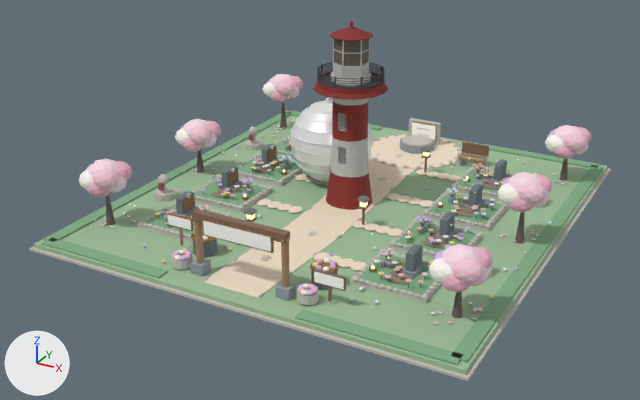
A saved change to the glTF model public/farm/r81.glb.
Both versions are drawn from a camera (50 mm lens) standing at (21.4, -42.5, 20.9) and looking at (-0.7, -2.3, 0.7). Arrows for +X, +Y and +Z are at lower left; the lights stay in place. The picture after the commit comes second. Where no turn or scale is listed for an object, it has been applied to the vertices. Vertices at exactly the same position are counted once.

Objects in the first picture: 'BASE_9fbe99', 'GATE_FOUNDATION_929ba3', 'Lighthouse', 'Mesh9', 'SIGN_RAINBOW_GARDEN' and 5 more.
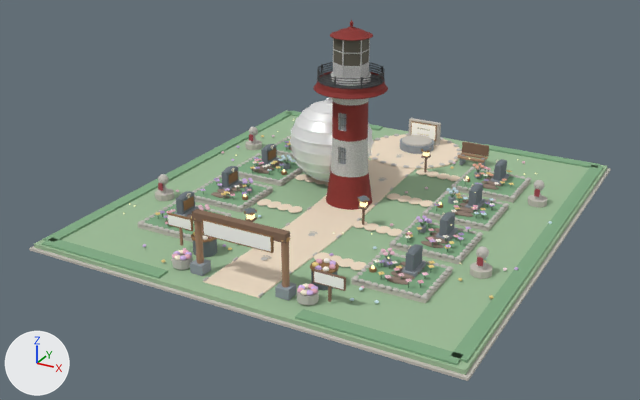
Patch to the scene script:
```diff
--- a/public/farm/r81.glb.py
+++ b/public/farm/r81.glb.py
@@ me_gate_foundation_929ba3 @@
 # used by ob_gate_foundation_929ba3; location = (0.0, 0.0, 0.0)
-me_gate_foundation_929ba3.from_pydata(...)  # 4396 vertices, 7956 faces; spans x -11.6..11.7, y -11.8..11.4, z -0.1..3.9
+me_gate_foundation_929ba3.from_pydata(...)  # 964 vertices, 1812 faces; spans x -4.1..4.1, y -11.8..11.4, z 0.0..3.3
+# me_gate_foundation_929ba3 part 1: 150 loose pieces with 3432 vertices, spanning x -11.6..11.7, y -10.4..10.6, z -0.1..3.9, are deleted
 me_gate_foundation_929ba3.materials.append(mat_rbg_tall)
```

Changed parts and their boxes [x1, y1, x2, y2] in the pictures (640 x 400 px):
'GATE_FOUNDATION_929ba3', reshaped (47% narrower, 25% shorter): before [79, 74, 591, 324]; after [172, 118, 441, 305]
part 1 of me_gate_foundation_929ba3, deleted: before [79, 74, 591, 324]
